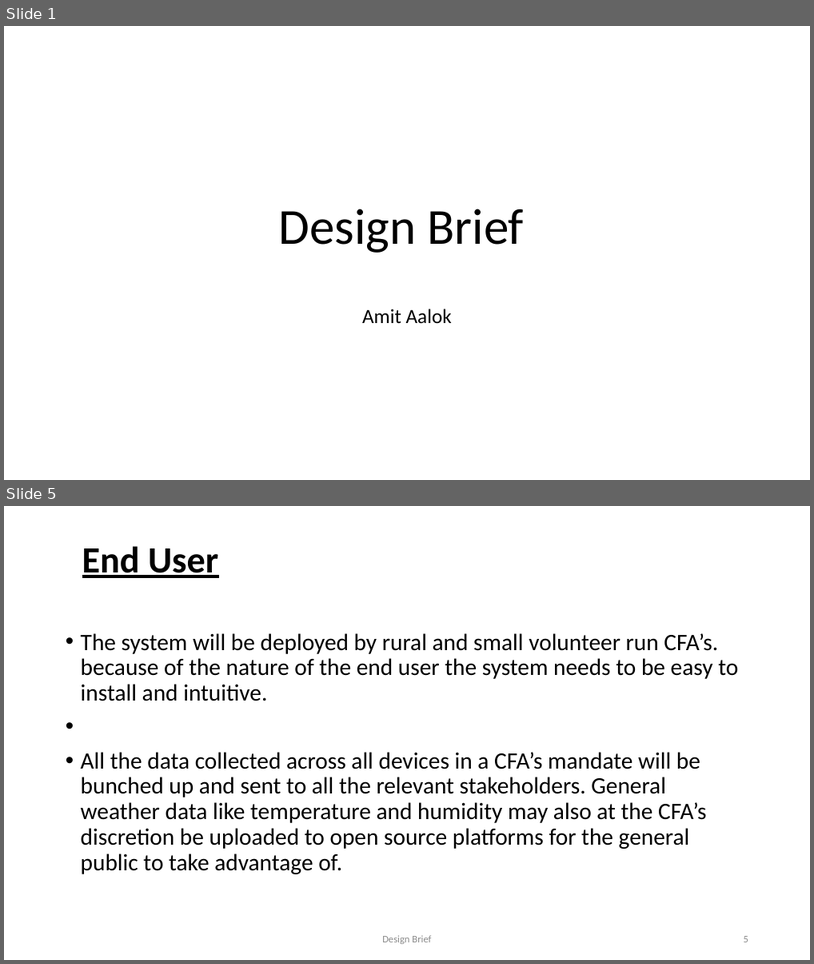
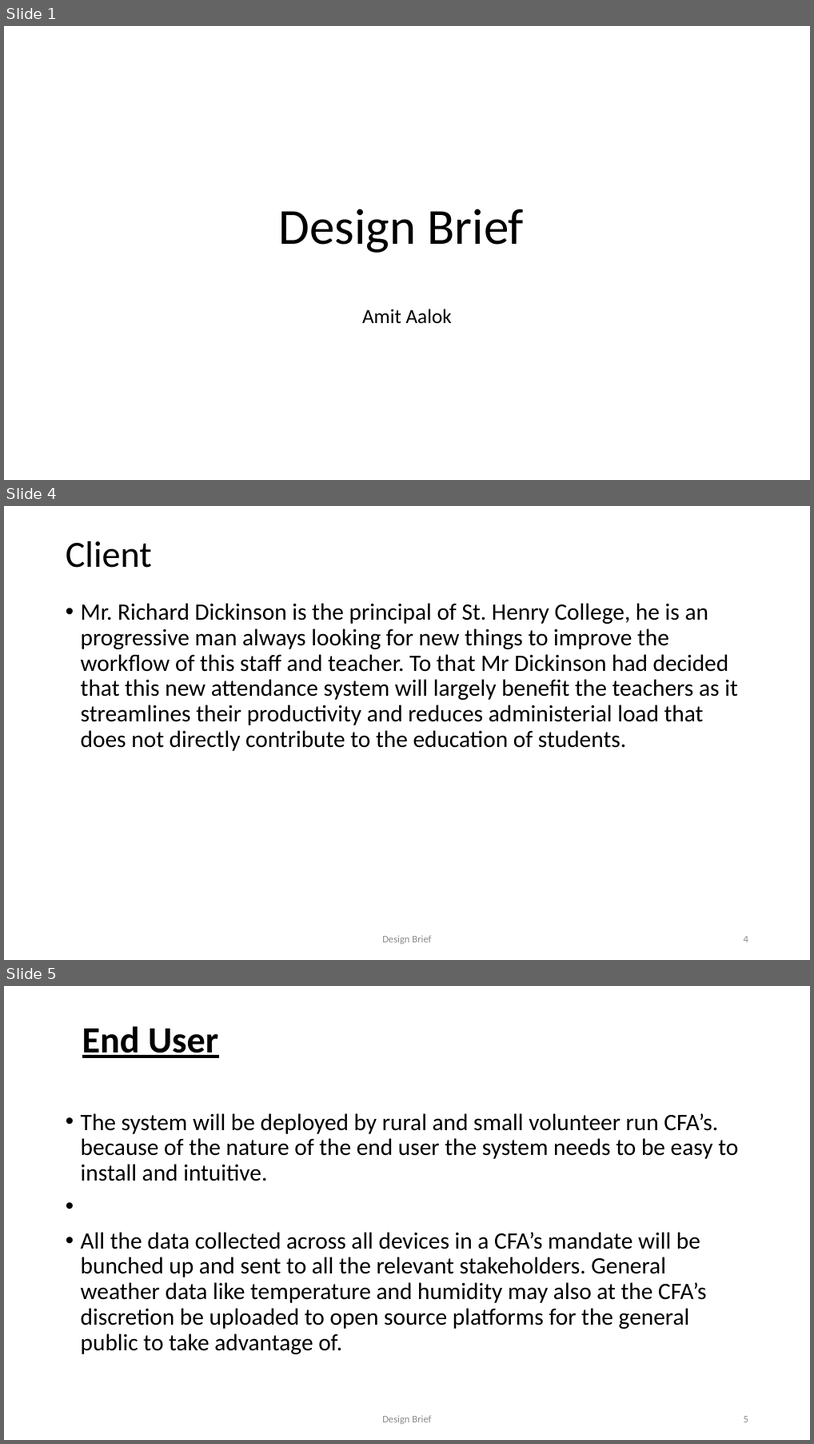
Before and after one commit to Karna-A/Sys-Engineering, a slide deck: Folio/Design Brief RFID FINAL.pptx. Shown one above the other, each under a label of ours: slides 1 and 5 before the commit, slides 1, 4 and 5 after it; the slides between them are not shown. The pictures are 814x964 and 814x1444 pixels, drawn with LibreOffice and Linux fonts; fonts in the diff are those of the drawing. Boxes give left, top, right and bottom in pixels: in the first picture for what was removed or moved away, otherwise in the second. Text is boxed around its words. In the diff, an @@ line names an element or a change of style, - is before the commit and + after.

```diff
--- a/Folio/Design Brief RFID FINAL.pptx
+++ b/Folio/Design Brief RFID FINAL.pptx
@@ slide 4 added at (4, 506, 810, 960), background #FFFFFF @@
@@ title added at (66, 541, 152, 568), 44 pt, text #000000 @@
+Client
@@ text added at (81, 603, 738, 751), 28 pt, text #000000 @@
+• Mr. Richard Dickinson is the principal of St. Henry College, he is an progressive man always looking for new things to improve the workflow of this staff and teacher. To that Mr Dickinson had decided that this new attendance system will largely benefit the teachers as it streamlines their productivity and reduces administerial load that does not directly contribute to the education of students.
@@ text added at (382, 935, 431, 944), 12 pt, text #8C8C8C @@
+Design Brief
@@ page number added at (744, 936, 749, 942), 12 pt, text #8C8C8C @@
+4
```
Also in this commit, not shown: 2 slides changed, 1 slide removed.
